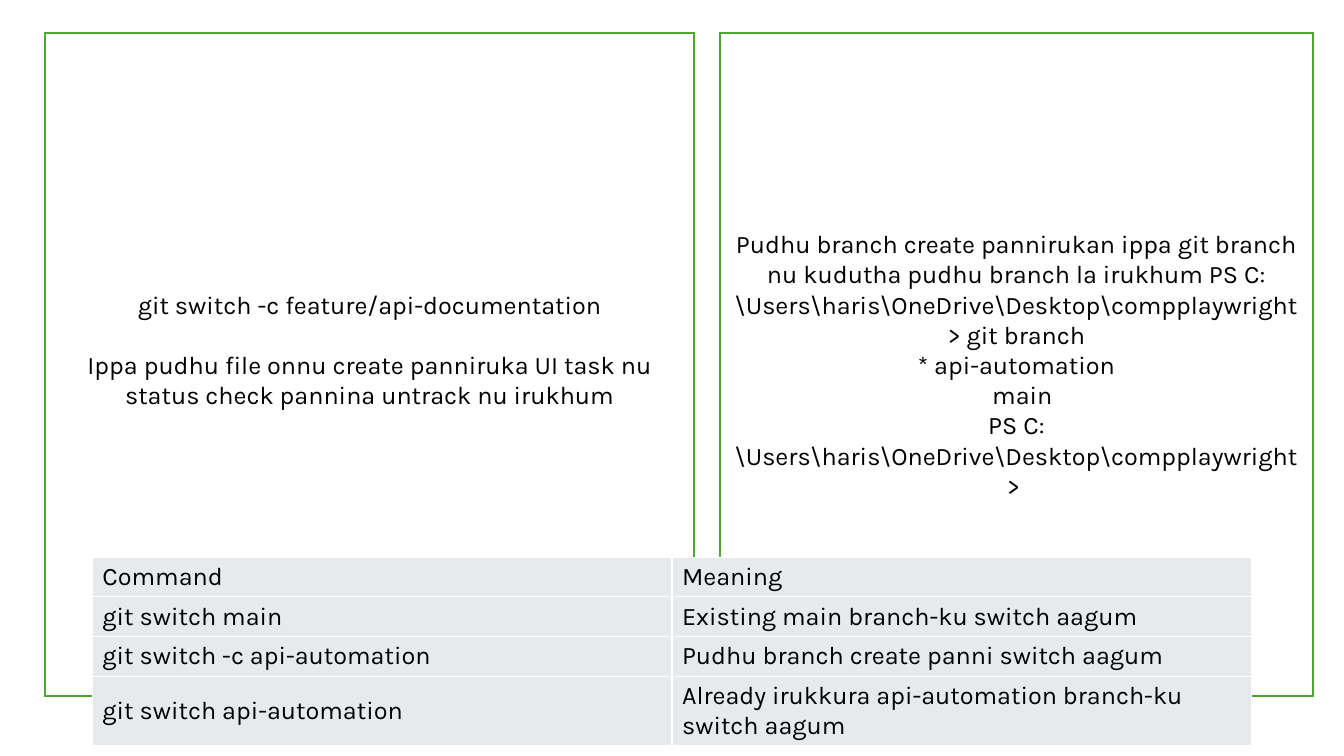
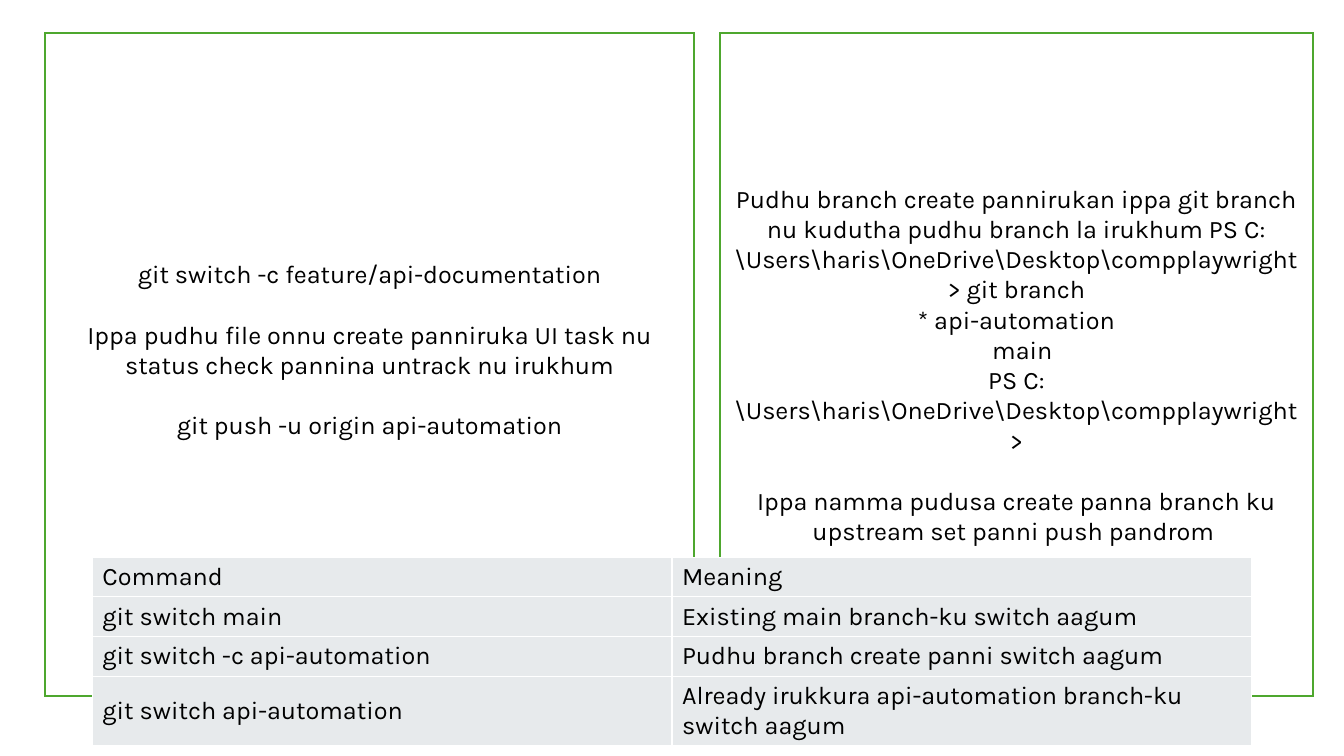
Before and after one commit to Harish18131989/gitfinalcompanyplay, a slide deck: slide 64 of Playwright & API.pptx. Drawn at 1344x756 pixels with LibreOffice and Linux fonts; fonts in the diff are those of the drawing. Boxes give left, top, right and bottom in pixels: in the first picture for what was removed or moved away, otherwise in the second. Text is boxed around its words. In the diff, an @@ line names an element or a change of style, - is before the commit and + after.

```diff
--- a/Playwright & API.pptx
+++ b/Playwright & API.pptx
@@ text in rectangle at <box>177,416,563,441</box>: paragraph added @@
+git push -u origin api-automation
@@ text in rectangle at <box>757,492,1275,546</box>: paragraph added @@
+Ippa namma pudusa create panna branch ku upstream set panni push pandrom
```
Also in this commit, not shown: 1 slide added.
